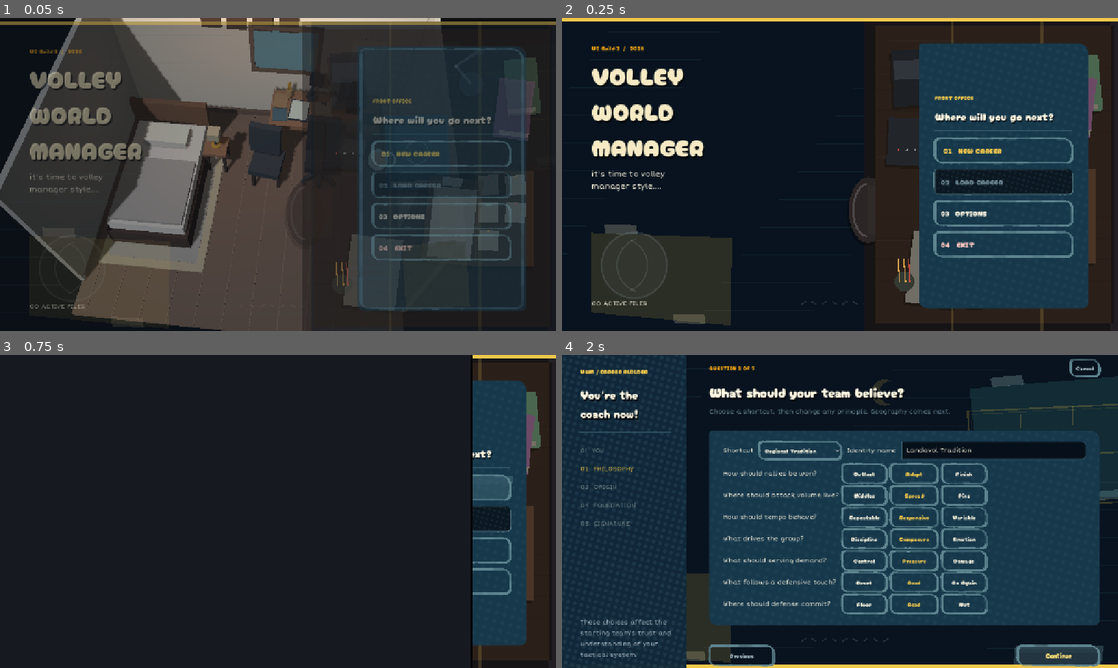
Above: before the commit, frames 1-4 (two rows, left to right).
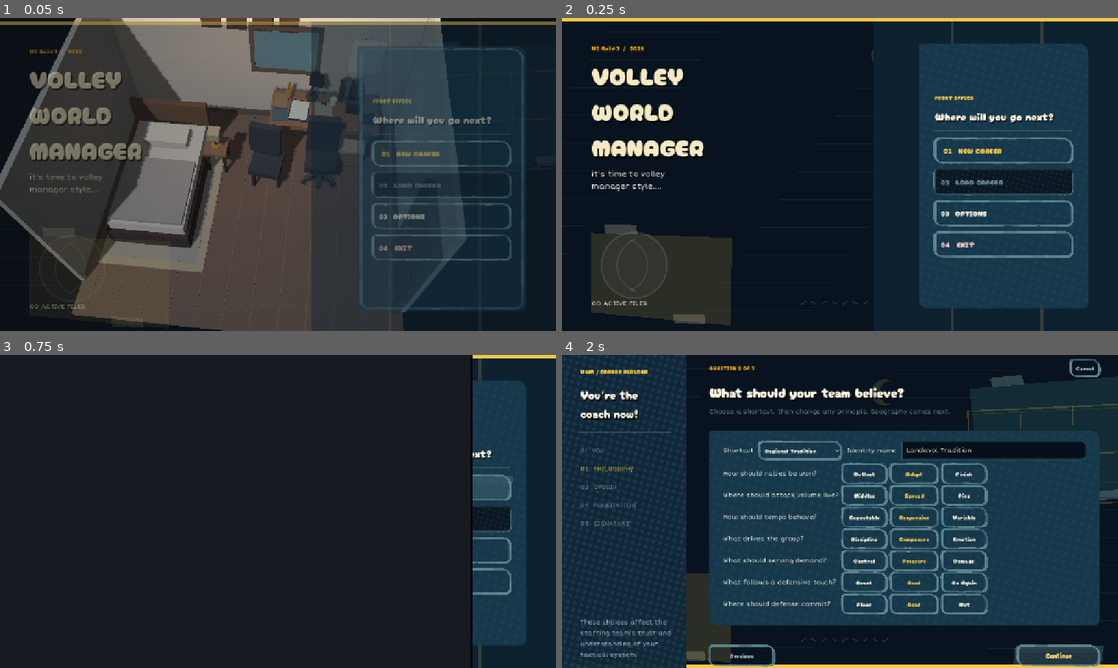
Above: after the commit, the same moments.

Repository: iracarranza/volley-world-manager
Game: Godot game, scene res://scenes/application.tscn
Two runs of this game, one before a commit and one after it. Both use one fixed random seed, a clock stepped at 60 frames per second and the inputs below.
Inputs:
- Up to frame 1 (0.05 s): no input
- Up to frame 2 (0.25 s): no input
- Up to frame 3 (0.75 s): click "01 NEW CAREER" at 0.5 s
- Up to frame 4 (2 s): click "Continue" at 1.25 s

The runs differ from the first frame. In frame 1, 9.3% of the frame differs, in the area x 51-99%, y 1-100%; in frame 2, 16%, in the area x 51-100%, y 1-100%; in frame 3, 5.9%; in frame 4, nothing differs.
Error after the commit: Invalid assignment of property or key 'visible' with value of type 'bool' on a base object of type 'null instance'. (res://scenes/screens/title_screen.gd:56)

Commit message:
Use live canonical office behind title UI

Diff:
--- a/scenes/screens/title_screen.gd
+++ b/scenes/screens/title_screen.gd
@@ -8,6 +8,11 @@
 
 const CareerManagerScript := preload("res://scripts/managers/career_manager.gd")
 const UIPalette := preload("res://scripts/data/ui_palette.gd")
+
+const BRAND_VEIL_OPACITY_DARK := 0.895
+const BRAND_VEIL_OPACITY_LIGHT := 0.87
+const BACKDROP_WASH_OPACITY := 0.08
+const RIGHT_BAND_OPACITY := 0.035
 
 @onready var CareerManager: CareerManagerScript = get_node("/root/CareerManager")
 @onready var save_list: ItemList = %SaveList
@@ -21,9 +26,11 @@
 @onready var content: MarginContainer = %Content
 
 var saves: Array[Dictionary] = []
+var _brand_veil: ColorRect = null
 
 
 func _ready() -> void:
+	_install_live_office_overlay()
 	%NewCareerButton.pressed.connect(func() -> void: new_career_requested.emit())
 	load_menu_button.pressed.connect(_open_load_menu)
 	continue_button.pressed.connect(_continue_last_played)
@@ -34,14 +41,29 @@
 	delete_button.pressed.connect(_confirm_delete)
 	%DeleteConfirmation.confirmed.connect(_delete_selected)
 	save_list.item_selected.connect(_select_save)
-	## The themes have one pair of names, and these are they. The title screen
-	## called them Midnight Court and Daylight Gym while the match centre called
-	## the same two themes Mikasa Dark and Molten Light -- two names for one thing,
-	## in the two places a player is most likely to see both.
 	theme_option.add_item("Mikasa")
 	theme_option.add_item("Molten")
 	theme_option.item_selected.connect(_theme_selected)
 	refresh_saves()
+
+
+func _install_live_office_overlay() -> void:
+	# The old title desk was a second authored room representation. The real
+	# canonical office now renders underneath this screen, so title graphics are
+	# translucent overlays only.
+	if desk_surface != null:
+		desk_surface.visible = false
+	%CourtLineA.visible = false
+	%CourtLineB.visible = false
+	_brand_veil = ColorRect.new()
+	_brand_veil.name = "BrandVeil"
+	_brand_veil.mouse_filter = Control.MOUSE_FILTER_IGNORE
+	_brand_veil.set_anchors_preset(Control.PRESET_FULL_RECT)
+	_brand_veil.anchor_right = 0.56
+	_brand_veil.grow_horizontal = Control.GROW_DIRECTION_END
+	add_child(_brand_veil)
+	# Behind all title text/menu, but above the faint full-screen wash.
+	move_child(_brand_veil, 1)
 
 
 func refresh_saves() -> void:
@@ -64,14 +86,6 @@
 		_select_save(0)
 
 
-## The card at the foot of the brand column: the save you were last in.
-##
-## It needs no new field and no second pass over the save directory.
-## `list_save_metadata()` already sorts by `last_saved_unix` descending, so the
-## most recently played career is `saves[0]` -- the same row the load dialog
-## opens preselected. If that sort ever changes, this button silently starts
-## opening the wrong career, which is why the ordering is asserted in the suite
-## rather than left as a comment.
 func _refresh_continue() -> void:
 	continue_button.visible = not saves.is_empty()
 	if saves.is_empty():
@@ -91,52 +105,45 @@
 
 func set_theme_name(theme_name: String) -> void:
 	var light_mode := theme_name == "light"
-	if desk_surface != null:
-		desk_surface.set_light_mode(light_mode)
 	theme_option.select(1 if light_mode else 0)
-	%Background.color = UIPalette.color(&"canvas", light_mode)
-	%CourtBand.color = UIPalette.color(&"canvas_alt", light_mode)
+	var canvas := UIPalette.color(&"canvas", light_mode)
+	var canvas_alt := UIPalette.color(&"canvas_alt", light_mode)
+	%Background.color = Color(canvas, BACKDROP_WASH_OPACITY)
+	%CourtBand.color = Color(canvas_alt, RIGHT_BAND_OPACITY)
+	if _brand_veil != null:
+		_brand_veil.color = Color(canvas, BRAND_VEIL_OPACITY_LIGHT if light_mode else BRAND_VEIL_OPACITY_DARK)
 	%AccentBar.color = UIPalette.color(&"accent", light_mode)
 	%Title.modulate = UIPalette.color(&"ink", light_mode)
 	%Edition.modulate = UIPalette.color(&"accent", light_mode)
 	_tint_menu(light_mode)
 
 
-## Continue/load are the two exits which already have a room on the other side.
-## The overhead plan rolls and pitches into the seated desk perspective. Its
-## endpoint uses the desk interface's actual projection, so the application can
-## swap views without inventing a second camera angle on the way there.
-## The application waits for this before doing its normal paper wipe.
+## The office itself now moves from MainMenu to Desk in CanonicalOfficeShell.
+## This method only lets the title furniture clear out while that camera move is
+## happening underneath it.
 func play_desk_departure() -> void:
-	if not visible or desk_surface == null:
+	if not visible:
 		return
 	var tween := create_tween().set_parallel(true)
 	tween.set_trans(Tween.TRANS_QUINT).set_ease(Tween.EASE_IN_OUT)
-	# Long enough to read the three motions separately: first the room begins to
-	# turn, then the title furniture falls away, then the camera settles inward.
-	tween.tween_property(desk_surface, "departure", 1.0, 1.55)
-	tween.tween_property(%MenuPanel, "modulate:a", 0.0, 0.82).set_delay(0.28)
-	tween.tween_property(%Brand, "modulate:a", 0.0, 0.72).set_delay(0.42)
+	tween.tween_property(%MenuPanel, "modulate:a", 0.0, 0.82).set_delay(0.18)
+	tween.tween_property(%Brand, "modulate:a", 0.0, 0.78).set_delay(0.28)
+	if _brand_veil != null:
+		tween.tween_property(_brand_veil, "modulate:a", 0.0, 1.18).set_delay(0.12)
+	tween.tween_property(%Background, "modulate:a", 0.0, 1.10)
+	tween.tween_property(%CourtBand, "modulate:a", 0.0, 0.92)
 	await tween.finished
 
 
 func reset_departure() -> void:
-	if desk_surface != null:
-		desk_surface.reset_departure()
-	if is_instance_valid(content):
-		%MenuPanel.modulate = Color.WHITE
-		%Brand.modulate = Color.WHITE
-
-
-## Everything on this screen painted by a hand-rolled `StyleBoxFlat` or a
-## `theme_override_colors` entry -- which is the whole menu and both cards.
-##
-## A `theme_override_` beats the theme, so none of it followed the light. In
-## Molten the page turned cream and the menu stayed the near-black
-## `Color(0.025, 0.065, 0.11)` it is authored as, gold border and all: the
-## backdrop was the only part of the screen that knew which theme it was in.
-## Measured by reading the two tables rather than by looking at it, because on
-## a dark page the defect is invisible.
+	%MenuPanel.modulate = Color.WHITE
+	%Brand.modulate = Color.WHITE
+	%Background.modulate = Color.WHITE
+	%CourtBand.modulate = Color.WHITE
+	if _brand_veil != null:
+		_brand_veil.modulate = Color.WHITE
+
+
 func _tint_menu(light_mode: bool) -> void:
 	var ink := UIPalette.color(&"ink", light_mode)
 	var muted := UIPalette.color(&"ink_muted", light_mode)
@@ -144,14 +151,12 @@
 	var stitch := UIPalette.color(&"accent_alt", light_mode)
 	var panel: StyleBoxFlat = %MenuPanel.get_theme_stylebox(&"panel")
 	if panel != null:
-		panel.bg_color = Color(UIPalette.color(&"canvas", light_mode), 0.96)
+		panel.bg_color = Color(UIPalette.color(&"canvas", light_mode), 0.965)
 		panel.border_color = Color(accent, 0.45)
-	## The four menu buttons share one pair of styleboxes, so this retints the
-	## same two resources four times over. The font colours are per button.
 	for button: Button in [%NewCareerButton, %LoadMenuButton, %OptionsButton, %ExitButton]:
 		var normal: StyleBoxFlat = button.get_theme_stylebox(&"normal")
 		if normal != null:
-			normal.bg_color = Color(UIPalette.color(&"surface", light_mode), 0.96)
+			normal.bg_color = Color(UIPalette.color(&"surface", light_mode), 0.97)
 			normal.border_color = Color(accent, 0.65)
 		var hover: StyleBoxFlat = button.get_theme_stylebox(&"hover")
 		if hover != null:
@@ -162,7 +167,7 @@
 		button.add_theme_color_override(&"font_pressed_color", ink)
 	var card: StyleBoxFlat = continue_button.get_theme_stylebox(&"normal")
 	if card != null:
-		card.bg_color = Color(UIPalette.color(&"surface", light_mode), 0.96)
+		card.bg_color = Color(UIPalette.color(&"surface", light_mode), 0.97)
 		card.border_color = Color(stitch, 0.5)
 	var card_hover: StyleBoxFlat = continue_button.get_theme_stylebox(&"hover")
 	if card_hover != null:
@@ -189,8 +194,7 @@
 	save_detail.text = "%s · %s\n%s identity · Reputation %d\n%s · Next: %s" % [
 		metadata.get("organization_type", "Club"), metadata.get("region", "Region"),
 		metadata.get("identity", "Balanced"), int(metadata.get("reputation", 0)),
-		metadata.get("date", "Week 1"),
-		metadata.get("next_fixture", "None"),
+		metadata.get("date", "Week 1"), metadata.get("next_fixture", "None"),
 	]
 
 
